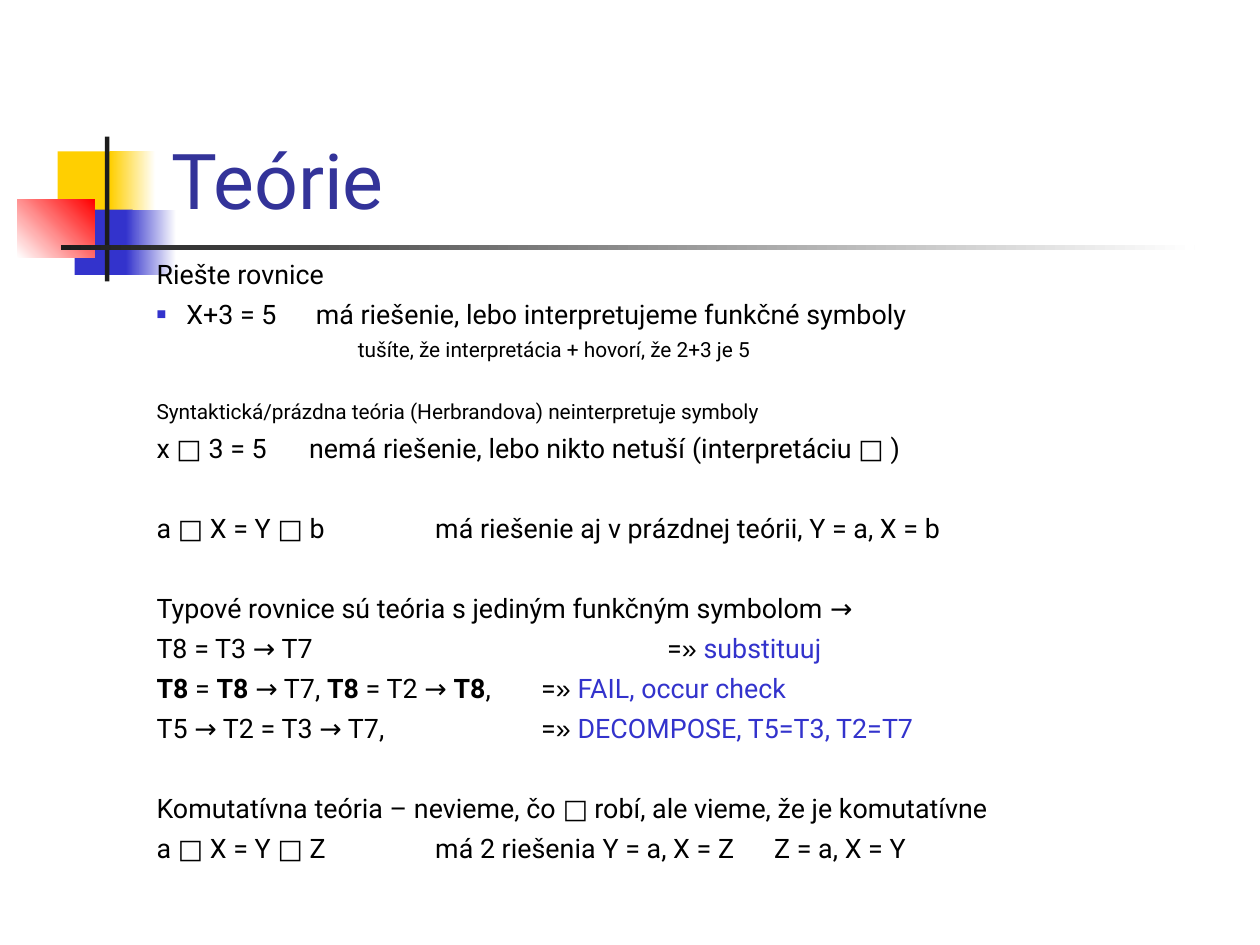
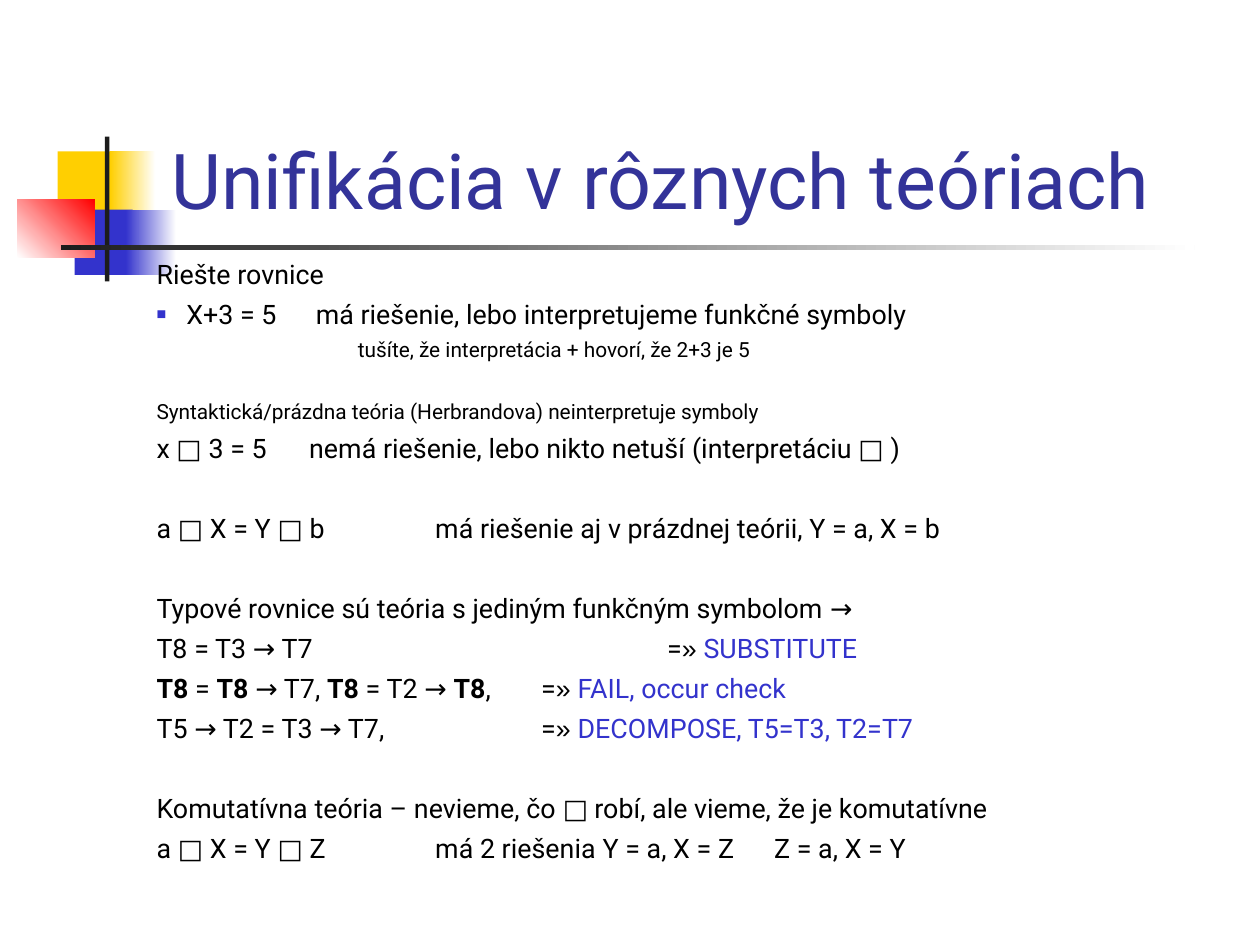
Before and after one commit to Funkcionalne/Prednasky, a slide deck: slide 25 of 08/08_fpro.ppt (slide 26 before the commit). Drawn at 1260x945 pixels with LibreOffice and Linux fonts; fonts in the diff are those of the drawing. Boxes give left, top, right and bottom in pixels: in the first picture for what was removed or moved away, otherwise in the second. Text is boxed around its words. In the diff, an @@ line names an element or a change of style, - is before the commit and + after.

```diff
--- a/08/08_fpro.ppt
+++ b/08/08_fpro.ppt
@@ title at box(171, 150, 1149, 226): text changed @@
-Teórie
+Unifikácia v rôznych teóriach
@@ text at box(157, 638, 858, 659): text changed @@
-T8 = T3 → T7 =» substituuj
+T8 = T3 → T7 =» SUBSTITUTE
```
Also in this commit, not shown: 21 other slides changed, 1 slide added, 1 slide removed, 3 other files.
